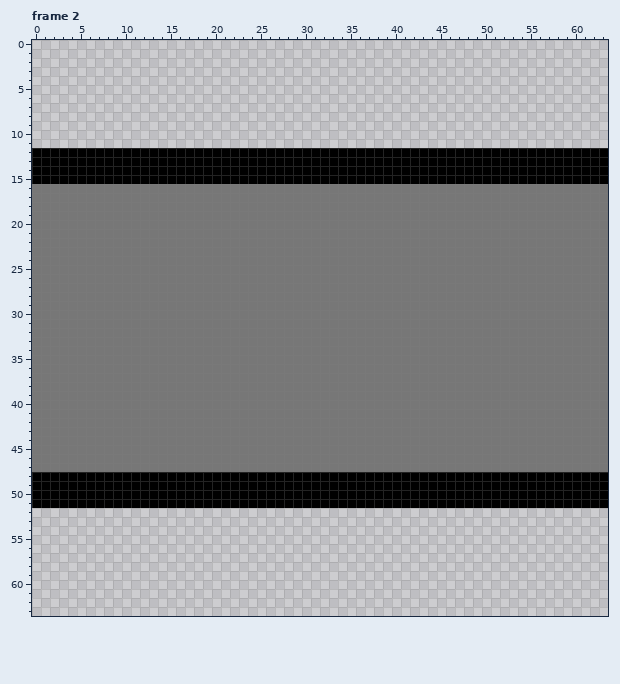
A pixel-art file gets an edit: assets/tiles/wall.aseprite. The picture above is the old version.
64x64 pixels, 12 frames. Shown: frame 2. The commit also changed other frames, which this record leaves out.
The same view after the edit:
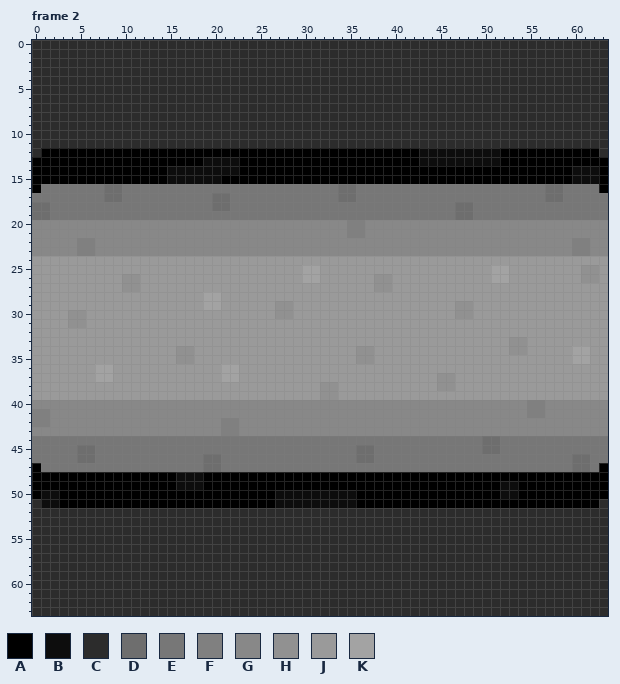
Palette (. is transparent): A #000000  B #0d0d0d  C #2c2c2c  D #6e6e6e  E #777777  F #808080  G #888888  H #919191  J #9a9a9a  K #a3a3a3
Change:
Changed rows in their new state; - is an unchanged pixel.
Frame 2, layer "Layer 1":
first column x 0:
 0 CCCCCCCCCCCCCCCCCCCCCCCCCCCCCCCCCCCCCCCCCCCCCCCCCCCCCCCCCCCCCCCC
 1 CCCCCCCCCCCCCCCCCCCCCCCCCCCCCCCCCCCCCCCCCCCCCCCCCCCCCCCCCCCCCCCC
 2 CCCCCCCCCCCCCCCCCCCCCCCCCCCCCCCCCCCCCCCCCCCCCCCCCCCCCCCCCCCCCCCC
 3 CCCCCCCCCCCCCCCCCCCCCCCCCCCCCCCCCCCCCCCCCCCCCCCCCCCCCCCCCCCCCCCC
 4 CCCCCCCCCCCCCCCCCCCCCCCCCCCCCCCCCCCCCCCCCCCCCCCCCCCCCCCCCCCCCCCC
 5 CCCCCCCCCCCCCCCCCCCCCCCCCCCCCCCCCCCCCCCCCCCCCCCCCCCCCCCCCCCCCCCC
 6 CCCCCCCCCCCCCCCCCCCCCCCCCCCCCCCCCCCCCCCCCCCCCCCCCCCCCCCCCCCCCCCC
 7 CCCCCCCCCCCCCCCCCCCCCCCCCCCCCCCCCCCCCCCCCCCCCCCCCCCCCCCCCCCCCCCC
 8 CCCCCCCCCCCCCCCCCCCCCCCCCCCCCCCCCCCCCCCCCCCCCCCCCCCCCCCCCCCCCCCC
 9 CCCCCCCCCCCCCCCCCCCCCCCCCCCCCCCCCCCCCCCCCCCCCCCCCCCCCCCCCCCCCCCC
10 CCCCCCCCCCCCCCCCCCCCCCCCCCCCCCCCCCCCCCCCCCCCCCCCCCCCCCCCCCCCCCCC
11 CCCCCCCCCCCCCCCCCCCCCCCCCCCCCCCCCCCCCCCCCCCCCCCCCCCCCCCCCCCCCCCC
12 C------------------------------------------BBBBBBBBB-----------C
13 -------------------BBBB--------------------BBBBBBBBB------------
14 ---------------BBBBBBBB-------------------------------------BBB-
15 ---------------BBBBBB---------------------------------------BBB-
16 A-------DD------------------------DD---------------------DD----A
17 --------DD----------DD------------DD---------------------DD-----
18 DD------------------DD-------------------------DD---------------
19 DD---------------------------------------------DD---------------
20 GGGGGGGGGGGGGGGGGGGGGGGGGGGGGGGGGGGFFGGGGGGGGGGGGGGGGGGGGGGGGGGG
21 GGGGGGGGGGGGGGGGGGGGGGGGGGGGGGGGGGGFFGGGGGGGGGGGGGGGGGGGGGGGGGGG
22 GGGGGFFGGGGGGGGGGGGGGGGGGGGGGGGGGGGGGGGGGGGGGGGGGGGGGGGGGGGGFFGG
23 GGGGGFFGGGGGGGGGGGGGGGGGGGGGGGGGGGGGGGGGGGGGGGGGGGGGGGGGGGGGFFGG
24 JJJJJJJJJJJJJJJJJJJJJJJJJJJJJJJJJJJJJJJJJJJJJJJJJJJJJJJJJJJJJJJJ
25 JJJJJJJJJJJJJJJJJJJJJJJJJJJJJJKKJJJJJJJJJJJJJJJJJJJKKJJJJJJJJHHJ
26 JJJJJJJJJJHHJJJJJJJJJJJJJJJJJJKKJJJJJJHHJJJJJJJJJJJKKJJJJJJJJHHJ
27 JJJJJJJJJJHHJJJJJJJJJJJJJJJJJJJJJJJJJJHHJJJJJJJJJJJJJJJJJJJJJJJJ
28 JJJJJJJJJJJJJJJJJJJKKJJJJJJJJJJJJJJJJJJJJJJJJJJJJJJJJJJJJJJJJJJJ
29 JJJJJJJJJJJJJJJJJJJKKJJJJJJHHJJJJJJJJJJJJJJJJJJHHJJJJJJJJJJJJJJJ
30 JJJJHHJJJJJJJJJJJJJJJJJJJJJHHJJJJJJJJJJJJJJJJJJHHJJJJJJJJJJJJJJJ
31 JJJJHHJJJJJJJJJJJJJJJJJJJJJJJJJJJJJJJJJJJJJJJJJJJJJJJJJJJJJJJJJJ
32 JJJJJJJJJJJJJJJJJJJJJJJJJJJJJJJJJJJJJJJJJJJJJJJJJJJJJJJJJJJJJJJJ
33 JJJJJJJJJJJJJJJJJJJJJJJJJJJJJJJJJJJJJJJJJJJJJJJJJJJJJHHJJJJJJJJJ
34 JJJJJJJJJJJJJJJJHHJJJJJJJJJJJJJJJJJJHHJJJJJJJJJJJJJJJHHJJJJJKKJJ
35 JJJJJJJJJJJJJJJJHHJJJJJJJJJJJJJJJJJJHHJJJJJJJJJJJJJJJJJJJJJJKKJJ
36 JJJJJJJKKJJJJJJJJJJJJKKJJJJJJJJJJJJJJJJJJJJJJJJJJJJJJJJJJJJJJJJJ
37 JJJJJJJKKJJJJJJJJJJJJKKJJJJJJJJJJJJJJJJJJJJJJHHJJJJJJJJJJJJJJJJJ
38 JJJJJJJJJJJJJJJJJJJJJJJJJJJJJJJJHHJJJJJJJJJJJHHJJJJJJJJJJJJJJJJJ
39 JJJJJJJJJJJJJJJJJJJJJJJJJJJJJJJJHHJJJJJJJJJJJJJJJJJJJJJJJJJJJJJJ
40 GGGGGGGGGGGGGGGGGGGGGGGGGGGGGGGGGGGGGGGGGGGGGGGGGGGGGGGFFGGGGGGG
41 FFGGGGGGGGGGGGGGGGGGGGGGGGGGGGGGGGGGGGGGGGGGGGGGGGGGGGGFFGGGGGGG
42 FFGGGGGGGGGGGGGGGGGGGFFGGGGGGGGGGGGGGGGGGGGGGGGGGGGGGGGGGGGGGGGG
43 GGGGGGGGGGGGGGGGGGGGGFFGGGGGGGGGGGGGGGGGGGGGGGGGGGGGGGGGGGGGGGGG
44 --------------------------------------------------DD------------
45 -----DD-----------------------------DD------------DD------------
46 -----DD------------DD---------------DD----------------------DD--
47 A------------------DD---------------------------------------DD-A
48 ----------------BBB---------------------------------------------
49 ----------------BBB---------------------------------BB----------
50 -BB------------------------BBBBBBBBB----------------BB----------
51 CBB------------------------BBBBBBBBB---------------------------C
52 CCCCCCCCCCCCCCCCCCCCCCCCCCCCCCCCCCCCCCCCCCCCCCCCCCCCCCCCCCCCCCCC
53 CCCCCCCCCCCCCCCCCCCCCCCCCCCCCCCCCCCCCCCCCCCCCCCCCCCCCCCCCCCCCCCC
54 CCCCCCCCCCCCCCCCCCCCCCCCCCCCCCCCCCCCCCCCCCCCCCCCCCCCCCCCCCCCCCCC
55 CCCCCCCCCCCCCCCCCCCCCCCCCCCCCCCCCCCCCCCCCCCCCCCCCCCCCCCCCCCCCCCC
56 CCCCCCCCCCCCCCCCCCCCCCCCCCCCCCCCCCCCCCCCCCCCCCCCCCCCCCCCCCCCCCCC
57 CCCCCCCCCCCCCCCCCCCCCCCCCCCCCCCCCCCCCCCCCCCCCCCCCCCCCCCCCCCCCCCC
58 CCCCCCCCCCCCCCCCCCCCCCCCCCCCCCCCCCCCCCCCCCCCCCCCCCCCCCCCCCCCCCCC
59 CCCCCCCCCCCCCCCCCCCCCCCCCCCCCCCCCCCCCCCCCCCCCCCCCCCCCCCCCCCCCCCC
60 CCCCCCCCCCCCCCCCCCCCCCCCCCCCCCCCCCCCCCCCCCCCCCCCCCCCCCCCCCCCCCCC
61 CCCCCCCCCCCCCCCCCCCCCCCCCCCCCCCCCCCCCCCCCCCCCCCCCCCCCCCCCCCCCCCC
62 CCCCCCCCCCCCCCCCCCCCCCCCCCCCCCCCCCCCCCCCCCCCCCCCCCCCCCCCCCCCCCCC
63 CCCCCCCCCCCCCCCCCCCCCCCCCCCCCCCCCCCCCCCCCCCCCCCCCCCCCCCCCCCCCCCC
Boxes around the changes in both pictures, in picture pixels (x1, y1, x2, y2):
changed: (32, 40, 608, 616)
